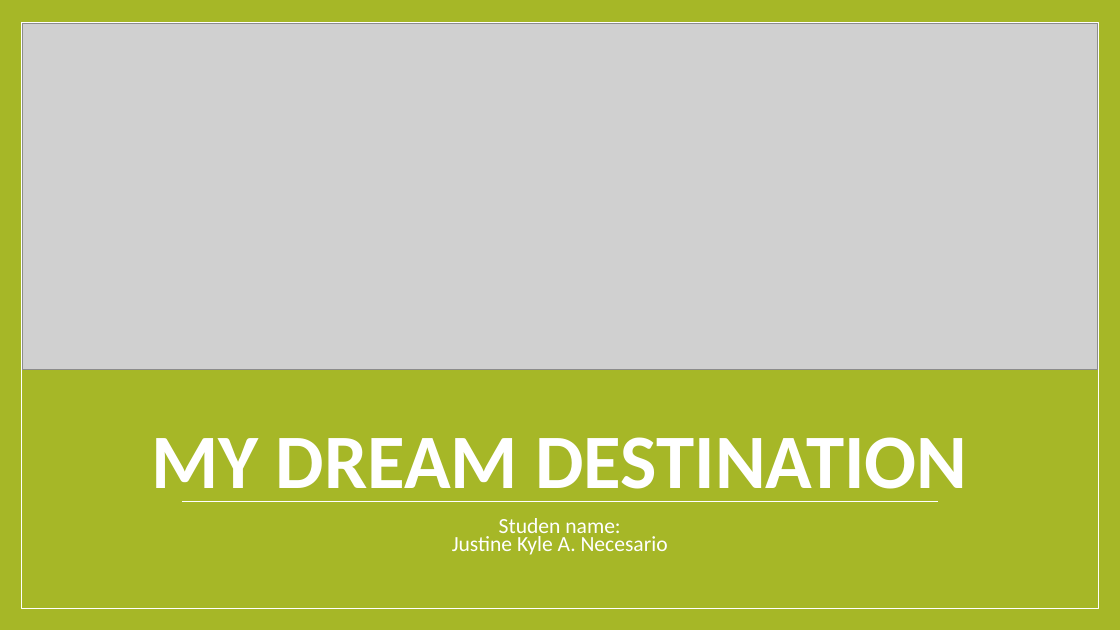
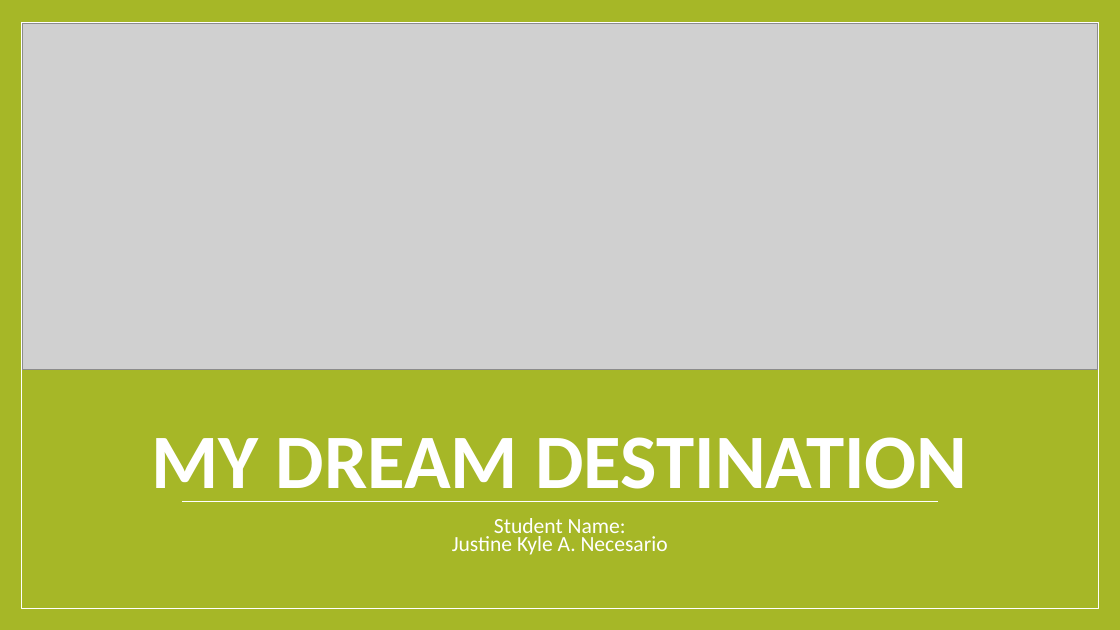
Before and after one commit to justinekyle123/My_powerpoint, a slide deck: slide 1 of Necesario.PPT.pptx. Drawn at 1120x630 pixels with LibreOffice and Linux fonts; fonts in the diff are those of the drawing; grey boxes stand for pictures. Boxes give left, top, right and bottom in pixels: in the first picture for what was removed or moved away, otherwise in the second. Text is boxed around its words. In the diff, an @@ line names an element or a change of style, - is before the commit and + after.

```diff
--- a/Necesario.PPT.pptx
+++ b/Necesario.PPT.pptx
@@ subtitle at box(452, 518, 668, 555): text changed @@
-Studen name:
-Justine Kyle A. Necesario
+Student Name:
+Justine Kyle A. Necesario
```
Also in this commit, not shown: 3 slides added.
